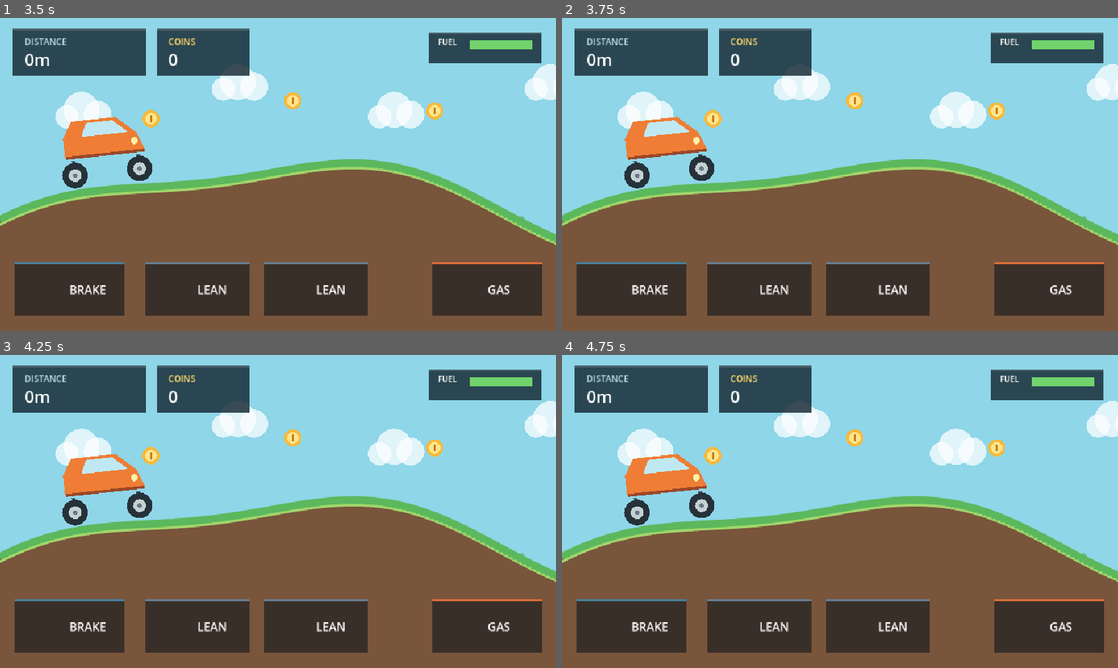
Above: before the commit, frames 1-4 (two rows, left to right).
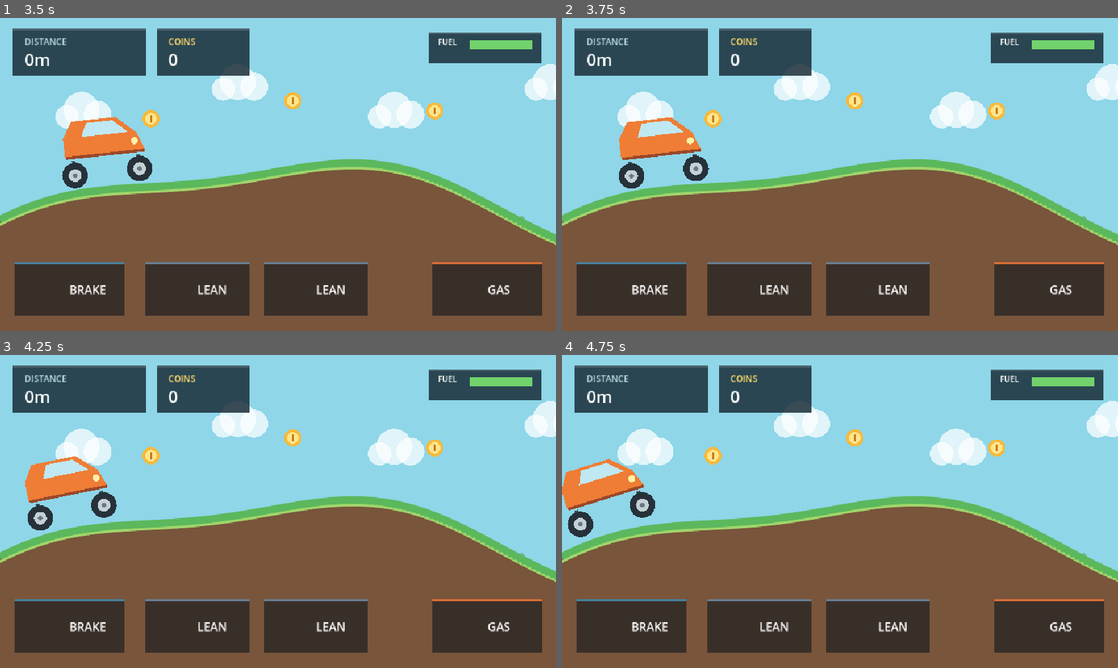
Above: after the commit, the same moments.

Repository: strideproject77-lgtm/Hill-Climb
Game: Godot game, scene res://scenes/main.tscn
The game is run twice, just before and just after one commit, with the same random seed, the same clock (stepped at 60 frames per second) and the same inputs.
Inputs (mouse positions are in pixels of both pictures, inside the frame that each line leads up to):
- Up to frame 1 (3.5 s): tap Enter at 0.5, 2 s; move the mouse to (400, 158) at 0.52 s; hold Right 0.53-1.25 s; click (400, 158) at 0.67 s; tap Space at 1.25, 2.75 s; drag from (166, 190) to (250, 237) at 1.27 s; move the mouse to (333, 105) at 2.02 s; hold Right 2.03-2.75 s; drag from (250, 237) to (111, 127) at 2.77 s
- Up to frame 2 (3.75 s): tap Enter at 3.5 s; move the mouse to (1006, 221) at 3.52 s; hold Left from 3.53 s (still down)
- Up to frame 3 (4.25 s): keep holding Left
- Up to frame 4 (4.75 s): release Left at 4.25 s; drag from (673, 464) to (756, 433) at 4.27 s

Frame 1 is identical in both runs. In frame 2, 0.9% of the frame differs, in the area x 10-28%, y 31-55%; in frame 3, 3.1%; in frame 4, 3.6%, in the area x 0-28%, y 31-59%.

Commit message:
Refresh keyboard controls on key events

Diff:
--- a/game/scripts/main.gd
+++ b/game/scripts/main.gd
@@ -150,6 +150,8 @@
 			_release_touch(-1)
 	elif event is InputEventMouseMotion and Input.is_mouse_button_pressed(MOUSE_BUTTON_LEFT):
 		_update_touch(-1, event.position)
+	elif event is InputEventKey:
+		_update_controls()
 
 func _handle_press(id: int, pos: Vector2) -> void:
 	if game_state != "playing":
